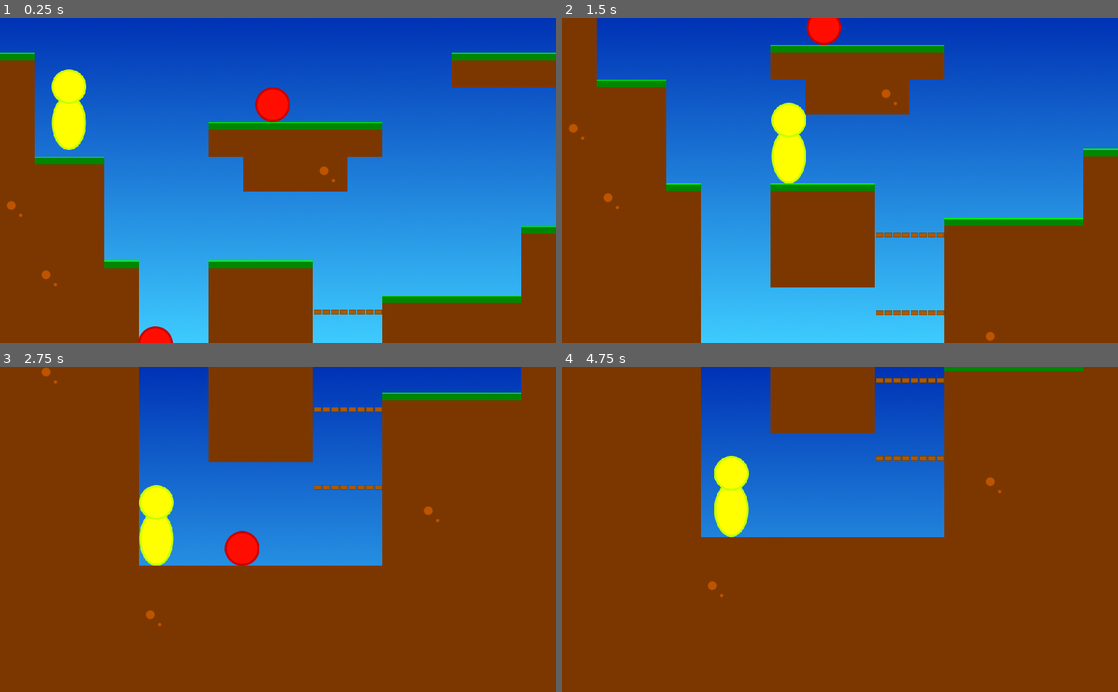
Above: before the commit, frames 1-4 (two rows, left to right).
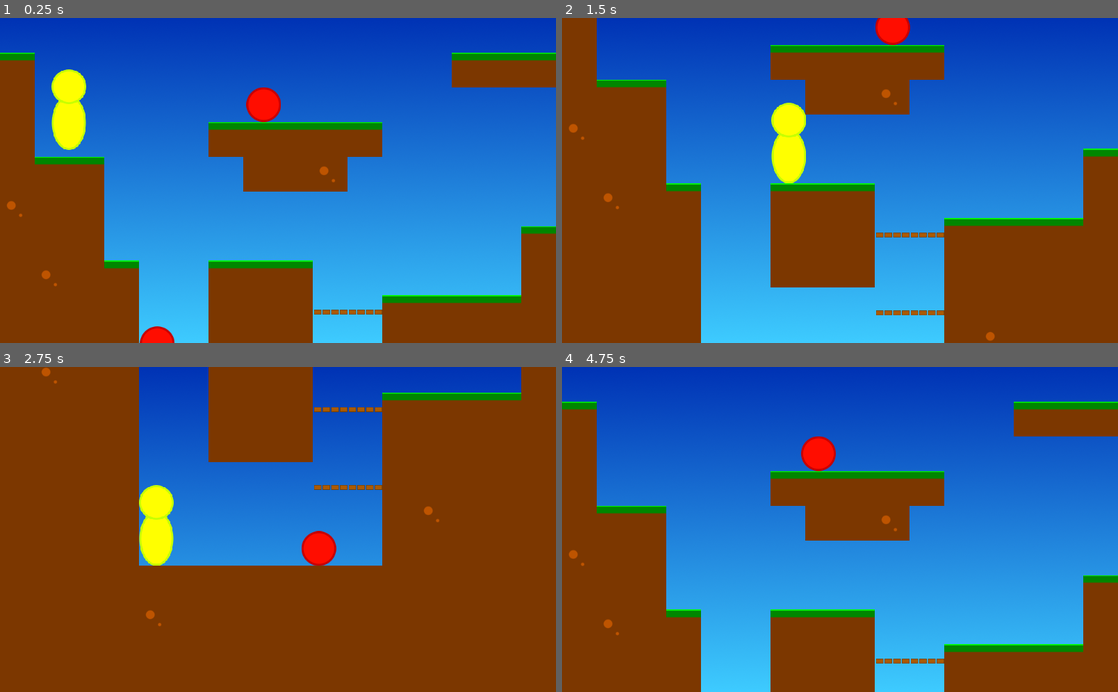
Above: after the commit, the same moments.

Repository: e8johan/superplatformer
Game: Godot game, scene res://src/levels/TestLevel.tscn
Same seed, same stepped clock (60 frames per second), same inputs: the game is played once before the commit and once after it.
Inputs:
- Up to frame 1 (0.25 s): no input
- Up to frame 2 (1.5 s): hold Right (move_right) from 0.53 s (still down); tap Space (move_jump) at 0.77 s
- Up to frame 3 (2.75 s): tap Space (move_jump) at 1.52 s; release Right (move_right) at 2.03 s; hold Left (move_left) from 2.03 s (still down)
- Up to frame 4 (4.75 s): release Left (move_left) at 2.78 s; hold Right (move_right) 2.78-4.28 s; tap Space (move_jump) at 3.02, 3.77, 4.52 s; hold Left (move_left) from 4.28 s (still down)

The runs differ from the first frame. In frame 1, 0.5% of the frame differs, in the area x 24-53%, y 21-100%; in frame 2, 0.9%; in frame 3, 1.1%; in frame 4, 63%, in the area x 0-100%, y 0-100%.

Commit message:
Slow down stompas

Diff:
--- a/superplatformer/src/actors/Stompa.tscn
+++ b/superplatformer/src/actors/Stompa.tscn
@@ -13,7 +13,7 @@
 collision_layer = 2
 collision_mask = 8
 script = ExtResource( 1 )
-speed = Vector2( 400, 1200 )
+speed = Vector2( 200, 1200 )
 
 [node name="stompa_idle" type="Sprite" parent="."]
 position = Vector2( 0, -32 )
Not shown: 2 places in superplatformer/src/actors/Stompa.tscn that only renumber resources
